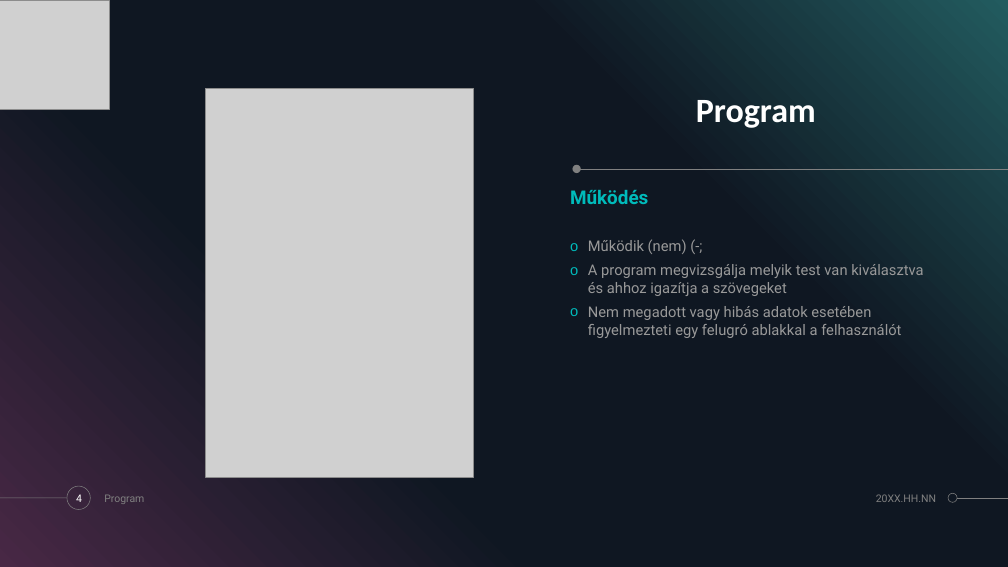
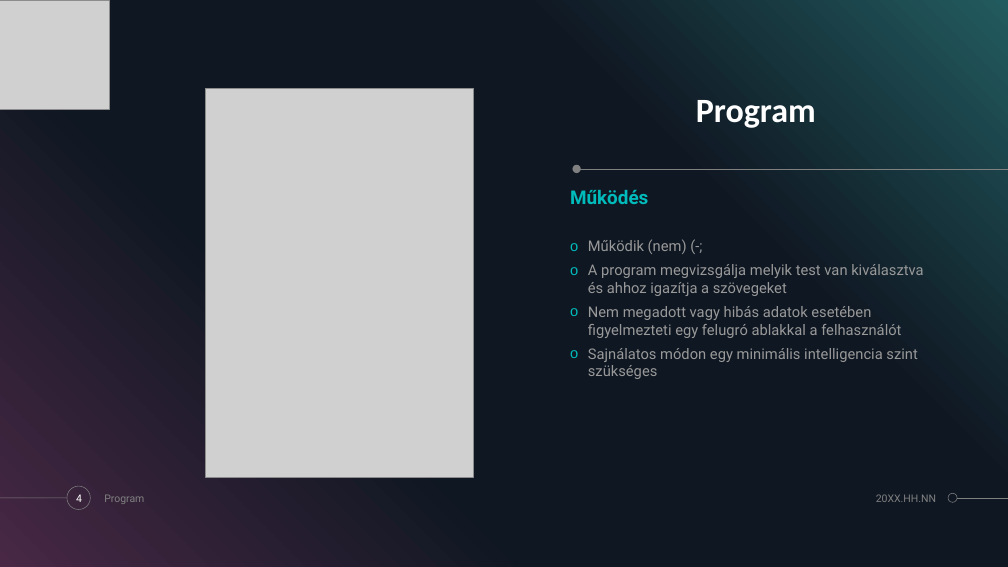
Before and after one commit to zamboilles21/terfelszinszamitas, a slide deck: slide 4 of documentation/PPT/TerFelSzoft.pptx. Drawn at 1008x567 pixels with LibreOffice and Linux fonts; fonts in the diff are those of the drawing; grey boxes stand for pictures. Boxes give left, top, right and bottom in pixels: in the first picture for what was removed or moved away, otherwise in the second. Text is boxed around its words. In the diff, an @@ line names an element or a change of style, - is before the commit and + after.

Commit message:
minimális egészítés programmal plusz kicsi funny

```diff
--- a/documentation/PPT/TerFelSzoft.pptx
+++ b/documentation/PPT/TerFelSzoft.pptx
@@ text at (588,348,917,379): paragraph added @@
+o Sajnálatos módon egy minimális intelligencia szint szükséges
```
Also in this commit, not shown: 2 other slides changed.
